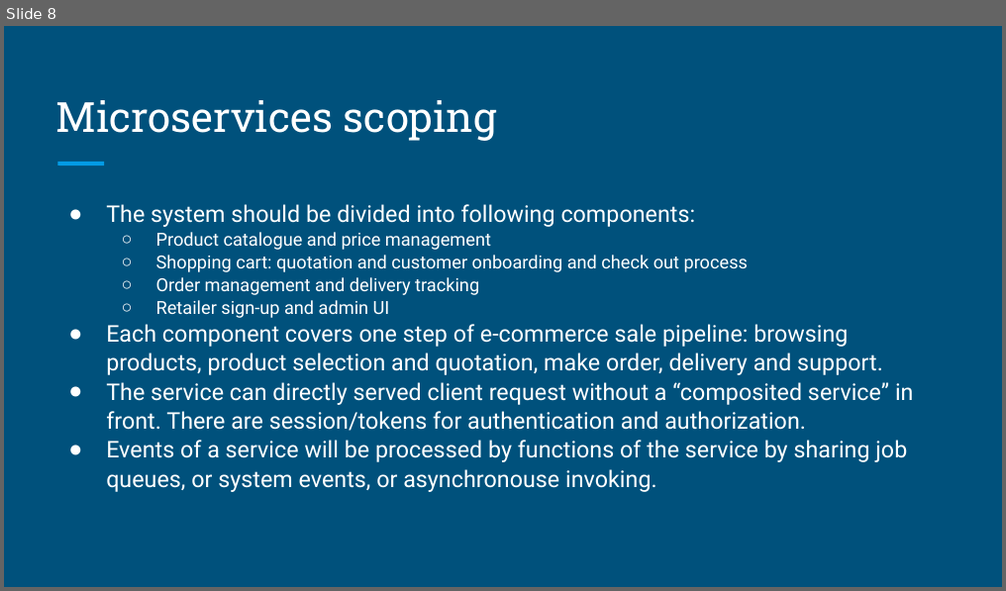
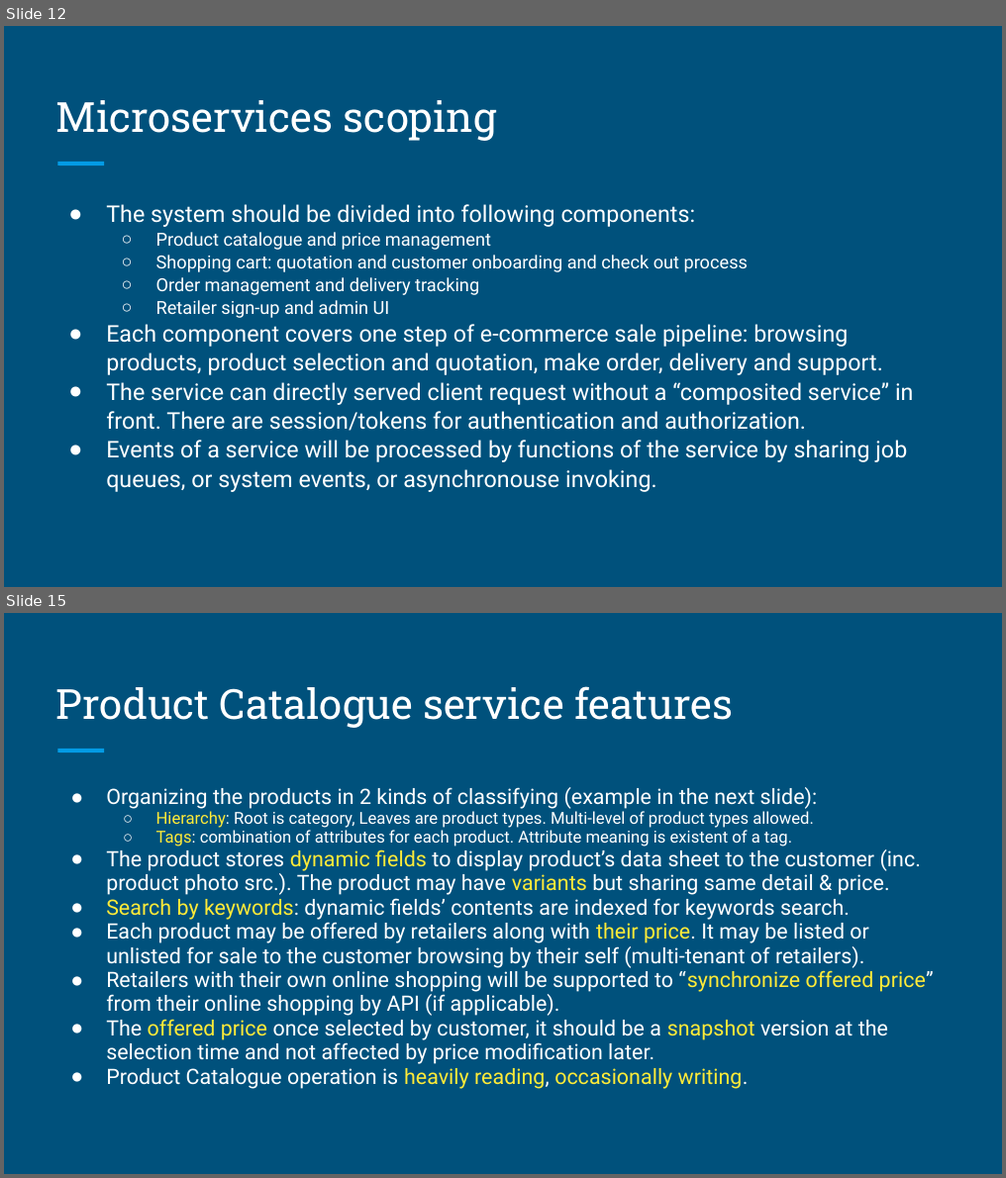
Before and after one commit to myquartz/myq-online-shopping, a slide deck: design/MyQ Online Shopping.odp. Shown one above the other, each under a label of ours: slide 8 before the commit, slides 12 and 15 after it; the slides between them are not shown. The pictures are 1006x591 and 1006x1178 pixels, drawn with LibreOffice and Linux fonts; fonts in the diff are those of the drawing. Boxes give left, top, right and bottom in pixels: in the first picture for what was removed or moved away, otherwise in the second. Text is boxed around its words. In the diff, an @@ line names an element or a change of style, - is before the commit and + after.

```diff
--- a/design/MyQ Online Shopping.odp
+++ b/design/MyQ Online Shopping.odp
@@ slide 15 added at bbox=[4, 613, 1002, 1174], background #00517C; not listed: 1 template element that a slide beside it also shows @@
@@ title added at bbox=[56, 686, 733, 728], 30 pt, text #FFFFFF @@
+Product Catalogue service features
@@ text added at bbox=[106, 787, 934, 1089], 15.3 pt, text #FFFFFF @@
+● Organizing the products in 2 kinds of classifying (example in the next slide):
+  ○ Hierarchy: Root is category, Leaves are product types. Multi-level of product types allowed.
+  ○ Tags: combination of attributes for each product. Attribute meaning is existent of a tag.
+● The product stores dynamic fields to display product’s data sheet to the customer (inc. product photo src.). The product may have variants but sharing same detail & price.
+● Search by keywords: dynamic fields’ contents are indexed for keywords search.
+● Each product may be offered by retailers along with their price. It may be listed or unlisted for sale to the customer browsing by their self (multi-tenant of retailers).
+● Retailers with their own online shopping will be supported to “synchronize offered price” from their online shopping by API (if applicable).
+● The offered price once selected by customer, it should be a snapshot version at the selection time and not affected by price modification later.
+● Product Catalogue operation is heavily reading, occasionally writing.
@@ what was slide 8 is now slide 12 @@
```
Also in this commit, not shown: 2 slides changed, 29 other slides added, 2 other files.
